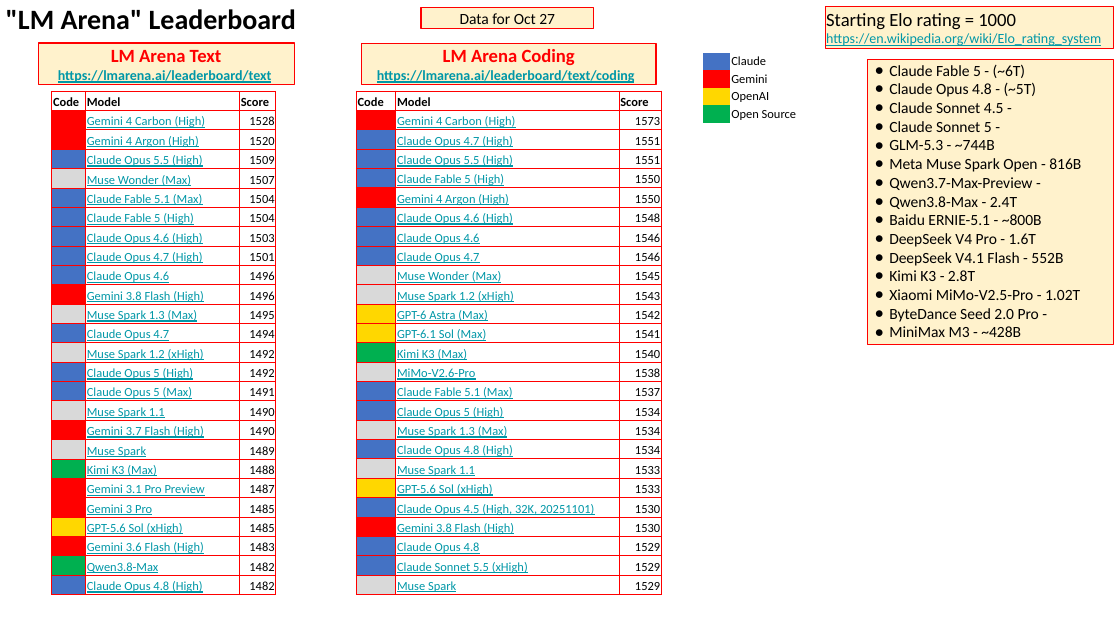
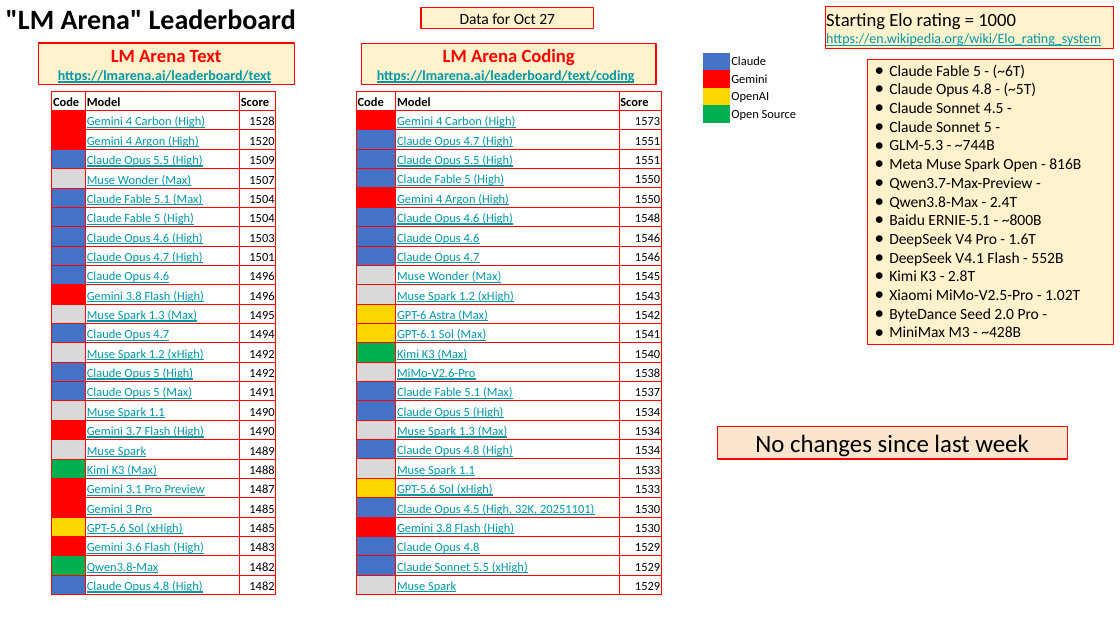
Before and after one commit to lselector/seminar, a slide deck: slide 2 of 2026/2026-11-06-AI-News.pptx. Drawn at 1120x630 pixels with LibreOffice and Linux fonts; fonts in the diff are those of the drawing. Boxes give left, top, right and bottom in pixels: in the first picture for what was removed or moved away, otherwise in the second. Text is boxed around its words. In the diff, an @@ line names an element or a change of style, - is before the commit and + after.

```diff
--- a/2026/2026-11-06-AI-News.pptx
+++ b/2026/2026-11-06-AI-News.pptx
@@ rectangle added at (717, 427, 1067, 459), fill #FCE5CD, outline #FF0000 0.75 pt, 16 pt, text #000000 @@
+No changes since last week
```
Also in this commit, not shown: 5 other slides changed, 2 slides added, 2 slides removed.
